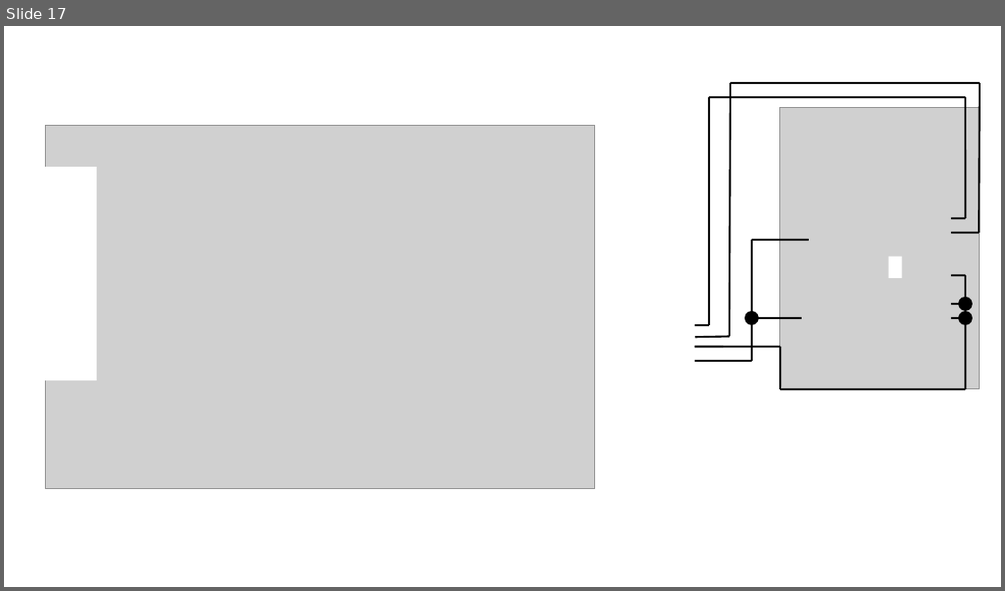
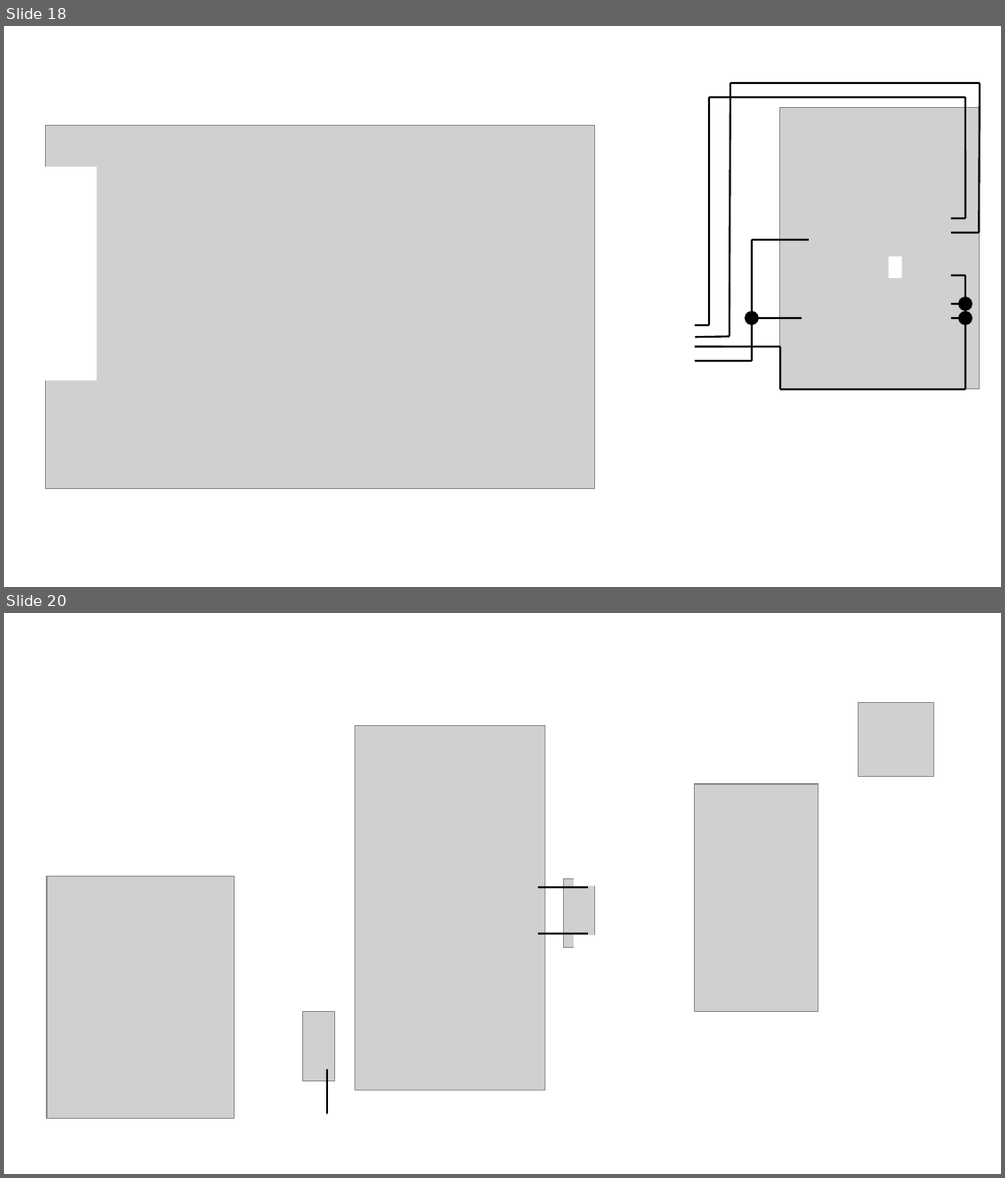
Before and after one commit to Noschvie/shrdzm, a slide deck: hardware/Wiring.odp. Shown one above the other, each under a label of ours: slide 17 before the commit, slides 18 and 20 after it; the slides between them are not shown. The pictures are 1005x591 and 1005x1178 pixels, drawn with LibreOffice and Linux fonts; fonts in the diff are those of the drawing; grey boxes stand for pictures. Boxes give left, top, right and bottom in pixels: in the first picture for what was removed or moved away, otherwise in the second. Text is boxed around its words. In the diff, an @@ line names an element or a change of style, - is before the commit and + after.

```diff
--- a/hardware/Wiring.odp
+++ b/hardware/Wiring.odp
@@ slide 20 added at [4,613,1001,1174], background #FFFFFF @@
@@ picture added at [858,703,934,777] @@
@@ picture added at [355,725,545,1090] @@
@@ picture added at [695,784,818,1012] @@
@@ picture added at [47,876,234,1119] @@
@@ picture added at [564,878,596,948] @@
@@ rectangle added at [574,857,602,885], fill #FFFFFF @@
@@ line added from (589, 887) to (539, 887), #000000 1.5 pt @@
@@ line added from (589, 933) to (539, 933), #000000 1.5 pt @@
@@ rectangle added at [574,935,602,963], fill #FFFFFF @@
@@ picture added at [303,1012,335,1081] @@
@@ line added from (327, 1069) to (327, 1114), #000000 1.5 pt @@
@@ what was slide 17 is now slide 18 @@
```
Also in this commit, not shown: 3 slides changed, 2 other slides added, 1 slide removed.
